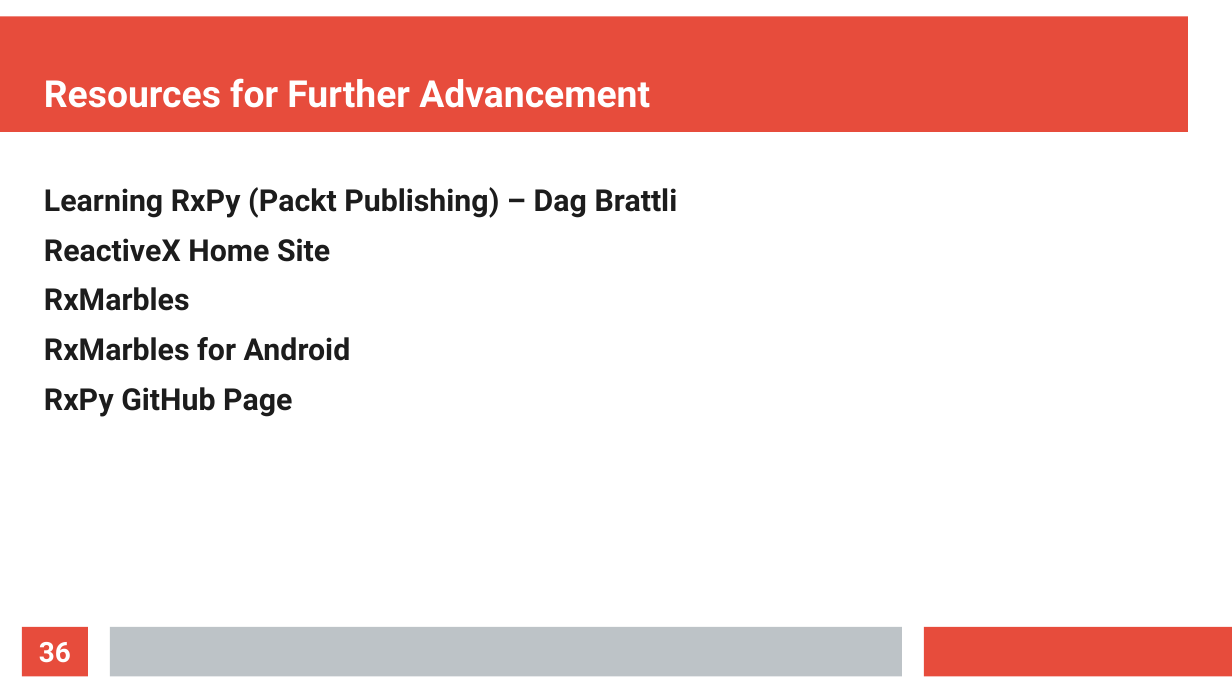
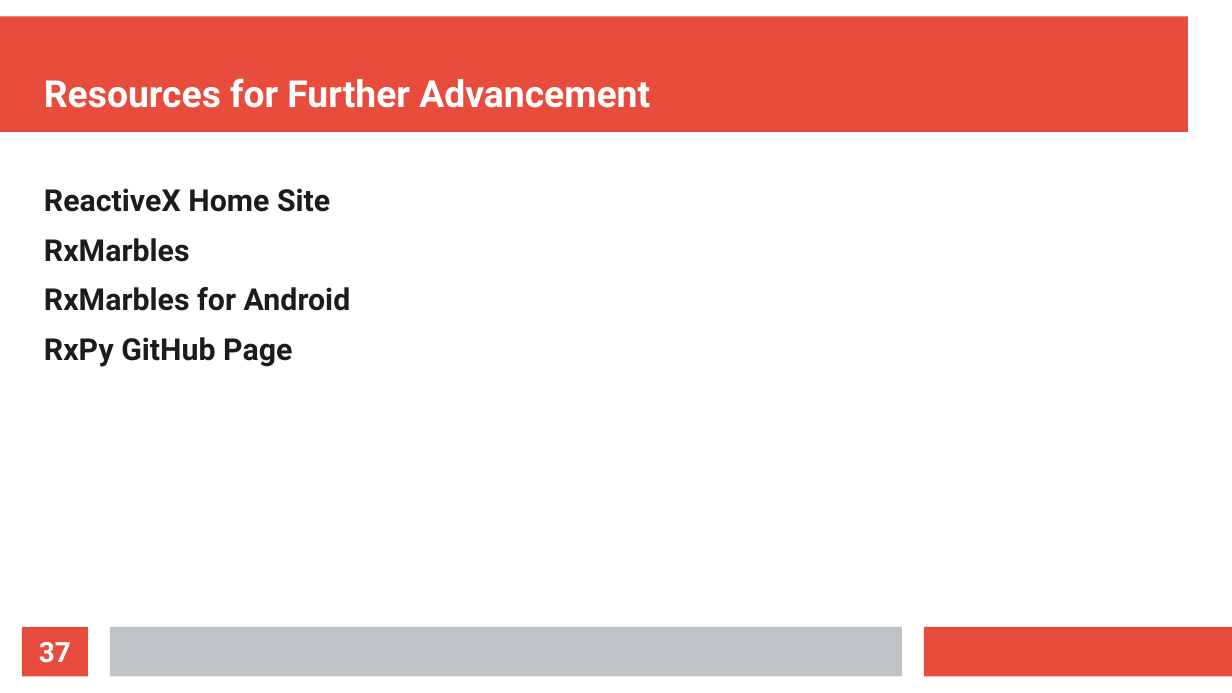
Before and after one commit to thomasnield/oreilly_reactive_python_for_data, a slide deck: slide 37 of resources/reactive_python_slides.odp (slide 36 before the commit). Drawn at 1232x693 pixels with LibreOffice and Linux fonts; fonts in the diff are those of the drawing. Boxes give left, top, right and bottom in pixels: in the first picture for what was removed or moved away, otherwise in the second. Text is boxed around its words. In the diff, an @@ line names an element or a change of style, - is before the commit and + after.

```diff
--- a/resources/reactive_python_slides.odp
+++ b/resources/reactive_python_slides.odp
@@ text at [44, 187, 678, 218]: paragraph removed @@
-Learning RxPy (Packt Publishing) – Dag Brattli
@@ page number at [39, 642, 71, 663]: text changed @@
-36
+37
```
Also in this commit, not shown: 4 other slides changed, 1 slide added.
